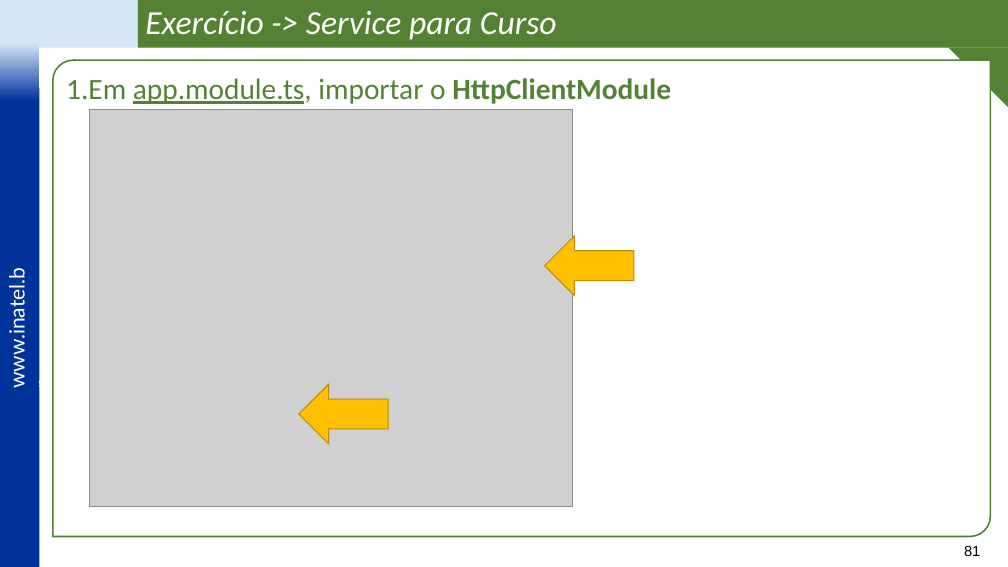
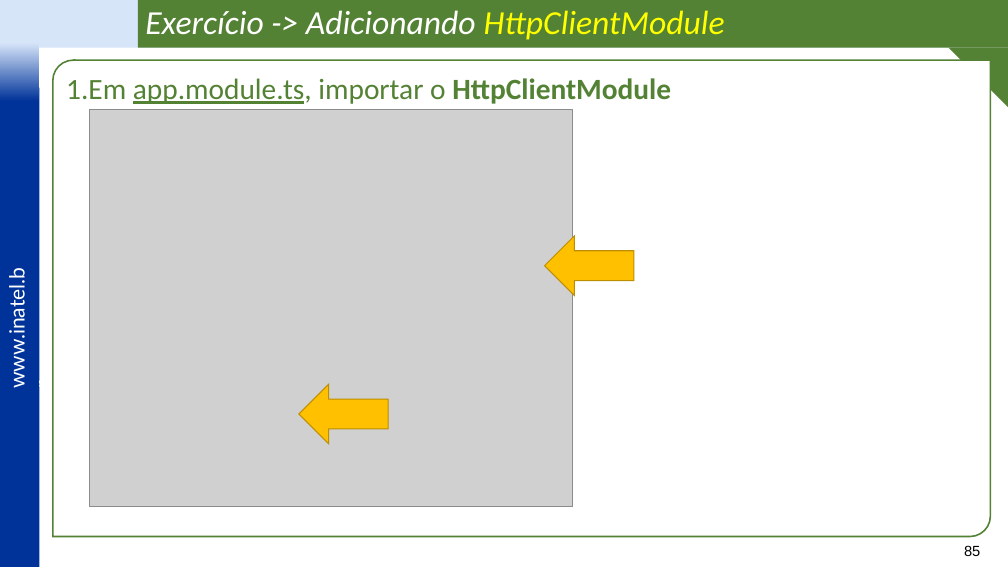
Before and after one commit to vitor-figueiredo/Lab_Angular, a slide deck: slide 85 of _docs/Lab_Angular - Frontend com Angular -v3.pptx (slide 81 before the commit). Drawn at 1008x567 pixels with LibreOffice and Linux fonts; fonts in the diff are those of the drawing; grey boxes stand for pictures; background and template pictures are left out. Boxes give left, top, right and bottom in pixels: in the first picture for what was removed or moved away, otherwise in the second. Text is boxed around its words. In the diff, an @@ line names an element or a change of style, - is before the commit and + after.

```diff
--- a/_docs/Lab_Angular - Frontend com Angular -v3.pptx
+++ b/_docs/Lab_Angular - Frontend com Angular -v3.pptx
@@ text in rectangle at [145, 10, 725, 40]: text changed @@
-Exercício -> Service para Curso
+Exercício -> Adicionando HttpClientModule
@@ page number at [964, 545, 980, 556]: text changed @@
-81
+85
```
Also in this commit, not shown: 13 other slides changed, 26 slides added, 2 slides removed, 31 other files.
